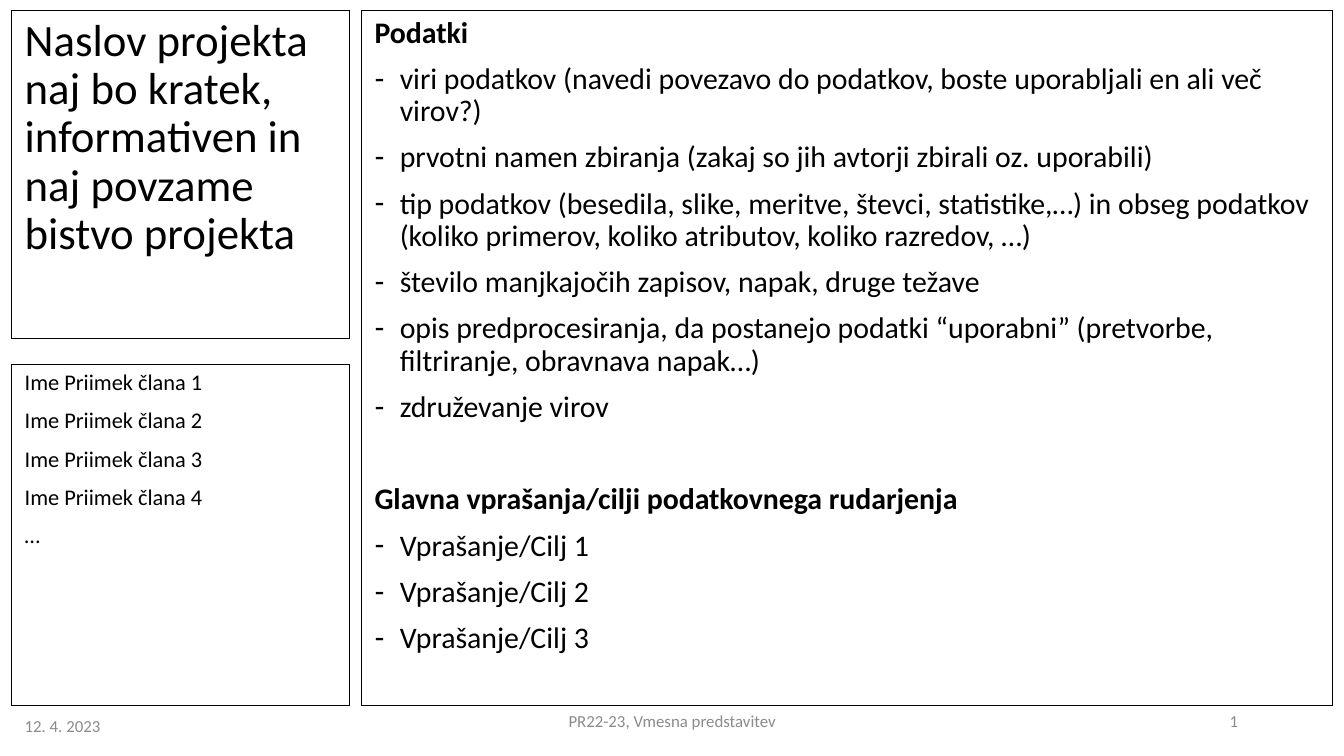
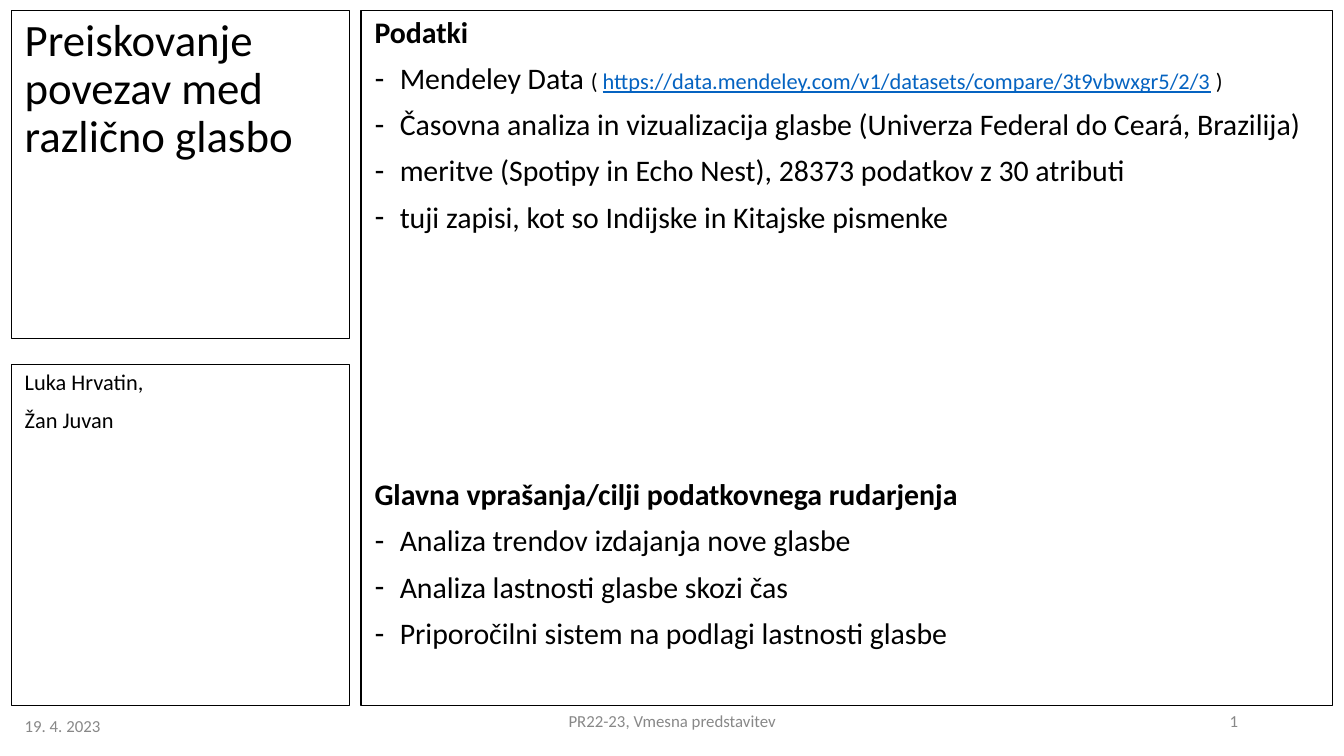
Before and after one commit to ZanJuvan/PR22ZJLH, a slide deck: slide 1 of PR2022-23_vmesna_17.pptx. Drawn at 1344x756 pixels with LibreOffice and Linux fonts; fonts in the diff are those of the drawing. Boxes give left, top, right and bottom in pixels: in the first picture for what was removed or moved away, otherwise in the second. Text is boxed around its words. In the diff, an @@ line names an element or a change of style, - is before the commit and + after.

```diff
--- a/PR2022-23_vmesna_17.pptx
+++ b/PR2022-23_vmesna_17.pptx
@@ title at <box>25,25,292,160</box>: text changed @@
-Naslov projekta naj bo kratek, informativen in naj povzame bistvo projekta
+Preiskovanje povezav med različno glasbo
@@ text at <box>400,68,1300,233</box>: text changed @@
-– viri podatkov (navedi povezavo do podatkov, boste uporabljali en ali več virov?)
-– prvotni namen zbiranja (zakaj so jih avtorji zbirali oz. uporabili)
-– tip podatkov (besedila, slike, meritve, števci, statistike,…) in obseg podatkov (koliko primerov, koliko atributov, koliko razredov, …)
-– število manjkajočih zapisov, napak, druge težave
-– opis predprocesiranja, da postanejo podatki “uporabni” (pretvorbe, filtriranje, obravnava napak…)
-– združevanje virov
+– Mendeley Data ( https://data.mendeley.com/v1/datasets/compare/3t9vbwxgr5/2/3 )
+– Časovna analiza in vizualizacija glasbe (Univerza Federal do Ceará, Brazilija)
+– meritve (Spotipy in Echo Nest), 28373 podatkov z 30 atributi
+– tuji zapisi, kot so Indijske in Kitajske pismenke
@@ text at <box>25,374,143,428</box>: text changed @@
-Ime Priimek člana 1
-Ime Priimek člana 2
-Ime Priimek člana 3
-Ime Priimek člana 4
-…
+Luka Hrvatin,
+Žan Juvan
@@ text at <box>400,530,947,649</box>: text changed @@
-– Vprašanje/Cilj 1
-– Vprašanje/Cilj 2
-– Vprašanje/Cilj 3
+– Analiza trendov izdajanja nove glasbe
+– Analiza lastnosti glasbe skozi čas
+– Priporočilni sistem na podlagi lastnosti glasbe
@@ text at <box>25,721,100,732</box>: text changed; text colour #8C8C8C to #888888 @@
-12. 4. 2023
+19. 4. 2023
```
Also in this commit, not shown: 2 other slides changed.
